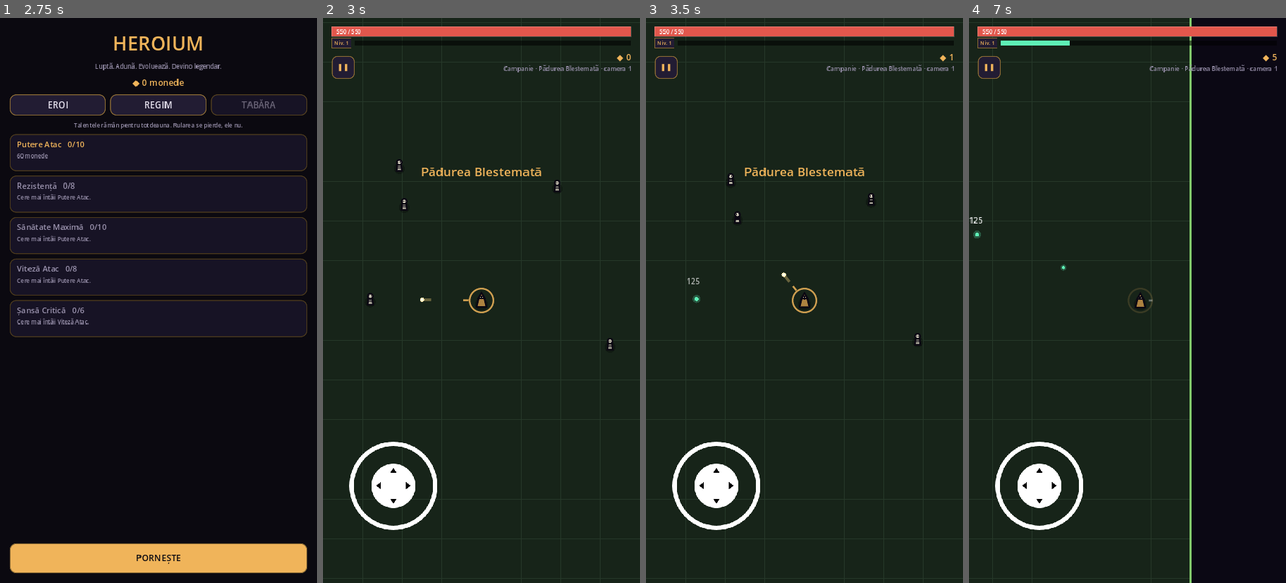
Above: before the commit, frames 1-4 (left to right).
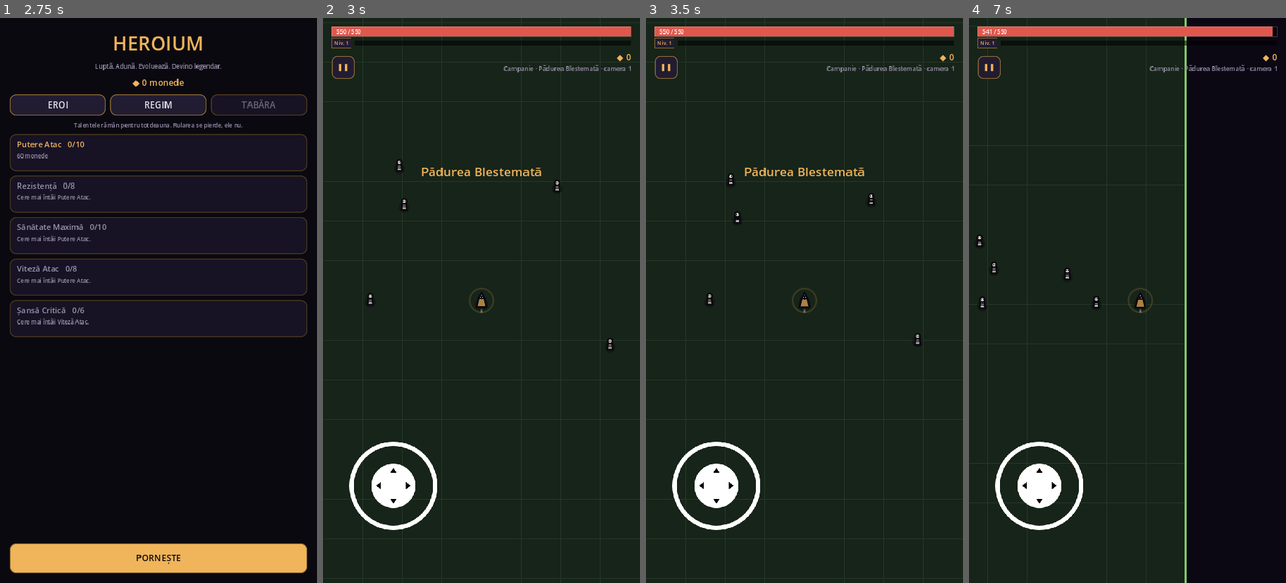
Above: after the commit, the same moments.

Repository: nistordaniel06-cpu/termux-ai-setup
Game: Godot game, scene res://scenes/ui/main_menu.tscn
Same seed, same stepped clock (60 frames per second), same inputs: the game is played once before the commit and once after it.
Inputs (mouse positions are in pixels of both pictures, inside the frame that each line leads up to):
- Up to frame 1 (2.75 s): click "REGIM" at 0.5 s; click "EROI" at 1.25 s; click "TABĂRA" at 2 s
- Up to frame 2 (3 s): click "PORNEȘTE" at 2.75 s
- Up to frame 3 (3.5 s): no input
- Up to frame 4 (7 s): click "❚❚" at 3.5 s; click "CONTINUĂ" at 4.25 s; move the mouse to (1197, 272) at 5.02 s; hold D (move_right) 5.03-5.75 s; click (1197, 272) at 5.17 s; drag from (1064, 328) to (991, 221) at 5.77 s; move the mouse to (1159, 176) at 6.52 s; hold D (move_right) from 6.53 s (still down)

Frame 1 is identical in both runs. In frame 2, 0.1% of the frame differs, in the area x 30-54%, y 47-53%; in frame 3, 0.2%; in frame 4, 2.7%, in the area x 0-98%, y 0-100%.
Error after the commit: Invalid call. Nonexistent function 'set_manual_aim' in base 'Node2D (HeroCombat)'. (res://scripts/hero/hero.gd:113)

Commit message:
Add selectable Heroium control modes

Diff:
--- a/games/heroium/scripts/hero/hero.gd
+++ b/games/heroium/scripts/hero/hero.gd
@@ -1,15 +1,5 @@
 class_name Hero
 extends CharacterBody2D
-
-## Eroul controlat de jucator.
-##
-## Regula centrala a genului: te MISTI sau ATACI, niciodata amandoua. Cand ridici
-## degetul de pe joystick eroul se opreste, isi cauta singur cea mai apropiata
-## tinta si incepe sa traga. Miscarea e deci mereu o alegere: eviti lovituri, dar
-## renunti la dauna.
-##
-## Nodul asta nu contine si lupta si viata - le tine in componente-copil
-## (HeroCombat, HeroHealth), ca fiecare bucata sa poata fi testata separat.
 
 signal died
 signal stats_changed(stats: HeroStats)
@@ -19,27 +9,27 @@
 signal leveled_up(level: int)
 signal ability_gained(ability: Ability)
 signal abilities_fused(a: Ability, b: Ability, result: Ability)
-
-## Sub aceasta valoare joystick-ul e considerat neatins.
+signal control_mode_changed(mode: HeroControl.Mode)
+
 const MOVE_DEADZONE := 0.15
-## Cat trebuie sa stea nemiscat inainte sa porneasca tragerea. Fara pauza asta
-## jucatorul ar putea trage la fiecare pas ciupind joystick-ul.
 const SETTLE_TIME := 0.12
-## Raza inelului care arata daca eroul e in stare sa traga.
 const RING_RADIUS := 27.0
 
 @export var hero_class: HeroClass
-## Joystick-ul virtual din HUD. Lasat gol, eroul merge doar pe taste.
 @export var joystick_path: NodePath
+@export var attack_joystick_path: NodePath
+@export var control_mode: HeroControl.Mode = HeroControl.DEFAULT_MODE
 
 var stats: HeroStats
 var is_moving: bool = false
-## Adevarat doar cand eroul chiar sta pe loc - atunci ii merg atacurile.
 var can_attack: bool = false
 
 var _settle_timer: float = 0.0
 var _joystick: Node = null
+var _attack_joystick: Node = null
+var _manual_attack_held: bool = false
 var _facing: Vector2 = Vector2.DOWN
+var _attack_facing: Vector2 = Vector2.RIGHT
 var _accent: Color = Color("f0b45a")
 
 @onready var _combat: HeroCombat = $Combat
@@ -47,15 +37,14 @@
 @onready var _xp: HeroXp = $Xp
 @onready var _body: CharacterArt = $Body
 
-
 func _ready() -> void:
 	add_to_group(&"hero")
 
 	if joystick_path != NodePath():
 		_joystick = get_node_or_null(joystick_path)
-
-	# Clasa aleasa in meniu bate pe cea pusa in scena. Cea din scena ramane ca
-	# rezerva, ca sa poti apasa Play direct pe scena de joc si sa functioneze.
+	if attack_joystick_path != NodePath():
+		_attack_joystick = get_node_or_null(attack_joystick_path)
+
 	var chosen := GameState.selected_hero_class()
 	if chosen != null:
 		hero_class = chosen
@@ -75,8 +64,6 @@
 	_xp.leveled_up.connect(func(level: int) -> void: leveled_up.emit(level))
 
 	_combat.setup(self, stats)
-	# Partea de viata a unei abilitati nu e o statistica, deci n-o rezolva
-	# `apply_to`. O prindem aici, si la fel pentru rezultatul unei fuziuni.
 	_combat.ability_gained.connect(_absorb_vitality)
 	_combat.ability_gained.connect(func(a: Ability) -> void: ability_gained.emit(a))
 	_combat.abilities_fused.connect(
@@ -90,15 +77,12 @@
 		if hero_class.starting_ability != null:
 			grant_ability(hero_class.starting_ability)
 
-	# Infatisarea aleasa bate culoarea clasei. Atat schimba un cosmetic - daca ar
-	# atinge si o statistica, alegerea n-ar mai fi despre cum vrei sa arati.
 	var skin := GameState.selected_skin_resource()
 	if skin != null:
 		_accent = skin.color
 	_body.fill = _accent
 	_body.silhouette = CharacterArt.Silhouette.HERO
 
-
 func _physics_process(delta: float) -> void:
 	var direction := _read_input()
 	var wants_to_move := direction.length() > MOVE_DEADZONE
@@ -112,43 +96,55 @@
 		_settle_timer = SETTLE_TIME
 		_face(direction)
 	else:
-		# oprire scurta in loc de frana brusca, ca sa nu para lipit de podea
 		velocity = velocity.move_toward(Vector2.ZERO, stats.move_speed * 8.0 * delta)
 		_settle_timer = maxf(0.0, _settle_timer - delta)
 
 	move_and_slide()
 
-	# Aici se aplica regula: atacul merge doar cand chiar stai pe loc.
-	can_attack = not is_moving and is_zero_approx(_settle_timer)
+	var stationary := not is_moving and is_zero_approx(_settle_timer)
+	var attack_direction := _read_attack_input()
+
+	match control_mode:
+		HeroControl.Mode.AUTO:
+			can_attack = true
+			_combat.set_manual_aim(Vector2.ZERO)
+		HeroControl.Mode.STOP_TO_FIRE:
+			can_attack = stationary
+			_combat.set_manual_aim(Vector2.ZERO)
+		HeroControl.Mode.HOLD_TO_FIRE:
+			can_attack = _manual_attack_held
+			_combat.set_manual_aim(Vector2.ZERO)
+		HeroControl.Mode.TAP_TO_FIRE:
+			can_attack = false
+			_combat.set_manual_aim(Vector2.ZERO)
+		HeroControl.Mode.DUAL_STICK:
+			can_attack = attack_direction.length() > MOVE_DEADZONE
+			_combat.set_manual_aim(attack_direction)
+
 	_combat.set_can_attack(can_attack)
 	queue_redraw()
 
-
-## Inelul si sageata de tintire. Sunt singurul mod prin care jucatorul vede
-## regula genului fara sa i-o explice cineva: aprins = stai si faci dauna,
-## stins = te misti si nu faci.
 func _draw() -> void:
 	var ring := _accent
 	ring.a = 0.85 if can_attack else 0.16
 	draw_arc(Vector2.ZERO, RING_RADIUS, 0.0, TAU, 32, ring, 2.5, true)
 
 	if not can_attack:
-		# Cand se misca, un varf mic arata incotro merge.
 		draw_line(_facing * 20.0, _facing * 27.0, Color(1, 1, 1, 0.35), 3.0, true)
 		return
 
 	var target := _combat.current_target
+	if control_mode == HeroControl.Mode.DUAL_STICK:
+		if _attack_facing.length() > MOVE_DEADZONE:
+			draw_line(_attack_facing * (RING_RADIUS + 3.0), _attack_facing * (RING_RADIUS + 18.0), ring, 3.0, true)
+		return
+
 	if target == null or not is_instance_valid(target):
 		return
 
 	var aim := global_position.direction_to(target.global_position)
 	draw_line(aim * (RING_RADIUS + 3.0), aim * (RING_RADIUS + 14.0), ring, 3.0, true)
 
-
-## Citeste directia din joystick sau de la tastatura, oricare e activa.
-## Addonul poate alimenta chiar el actiunile de input, deci `Input.get_vector`
-## acopera de obicei ambele; joystick-ul e citit direct ca sa mearga si cand
-## optiunea aceea e oprita.
 func _read_input() -> Vector2:
 	if _joystick != null and _joystick.get(&"is_pressed"):
 		var output: Vector2 = _joystick.get(&"output")
@@ -156,10 +152,49 @@
 			return output.limit_length(1.0)
 	return Input.get_vector(&"move_left", &"move_right", &"move_up", &"move_down")
 
+func _read_attack_input() -> Vector2:
+	if _attack_joystick != null and _attack_joystick.get(&"is_pressed"):
+		var output: Vector2 = _attack_joystick.get(&"output")
+		if output.length() > MOVE_DEADZONE:
+			_attack_facing = output.normalized()
+			return output.limit_length(1.0)
+	return Vector2.ZERO
 
 func _face(direction: Vector2) -> void:
 	_facing = direction.normalized()
 
+func set_control_mode(mode: HeroControl.Mode) -> void:
+	if control_mode == mode:
+		return
+	control_mode = mode
+	_manual_attack_held = false
+	_combat.set_manual_aim(Vector2.ZERO)
+	_combat.set_can_attack(false)
+	control_mode_changed.emit(control_mode)
+	queue_redraw()
+
+func cycle_control_mode() -> void:
+	var next := int(control_mode) + 1
+	if next >= HeroControl.Mode.size():
+		next = 0
+	set_control_mode(next as HeroControl.Mode)
+
+func get_control_mode_name() -> String:
+	return HeroControl.name_for(control_mode)
+
+func get_control_description() -> String:
+	return HeroControl.description_for(control_mode)
+
+func get_enemy_difficulty_multiplier() -> float:
+	return HeroControl.difficulty_multiplier(control_mode)
+
+func set_attack_button_down(value: bool) -> void:
+	_manual_attack_held = value
+
+func tap_attack() -> void:
+	if control_mode != HeroControl.Mode.TAP_TO_FIRE:
+		return
+	_combat.request_attack_once()
 
 func _setup_stats() -> void:
 	var base: HeroStats = null
@@ -171,7 +206,6 @@
 
 	stats = base.duplicate_for_run()
 
-	# Talentele permanente (Calea Legendară) se aplica peste baza clasei.
 	if Engine.has_singleton(&"GameState") or GameState != null:
 		GameState.apply_talents(stats)
 
@@ -179,21 +213,14 @@
 	stats.changed.connect(func() -> void: stats_changed.emit(stats))
 	stats_changed.emit(stats)
 
-
-## Unde sa astepte proiectilele plecate - un nod care nu se misca odata cu eroul.
 func set_projectile_container(node: Node) -> void:
 	_combat.projectile_container = node
 
-
-## Adauga o abilitate rularii curente, fuzionand-o daca e cazul.
 func grant_ability(ability: Ability) -> void:
 	_combat.add_ability(ability)
 
-
-## Abilitatile deja luate in rularea curenta.
 func get_abilities() -> Array[Ability]:
 	return _combat.abilities
-
 
 func _absorb_vitality(ability: Ability) -> void:
 	if ability == null:
@@ -203,26 +230,20 @@
 	if ability.heal_fraction > 0.0:
 		_health.heal(_health.maximum * ability.heal_fraction)
 
-
 func gain_xp(amount: float) -> void:
 	_xp.add(amount)
 
-
 func get_level() -> int:
 	return _xp.level
 
-
 func take_damage(amount: float) -> void:
 	_health.take_damage(amount)
 
-
 func heal(amount: float) -> void:
 	_health.heal(amount)
 
-
 func get_health() -> float:
 	return _health.current
 
-
 func get_max_health() -> float:
 	return _health.maximum
